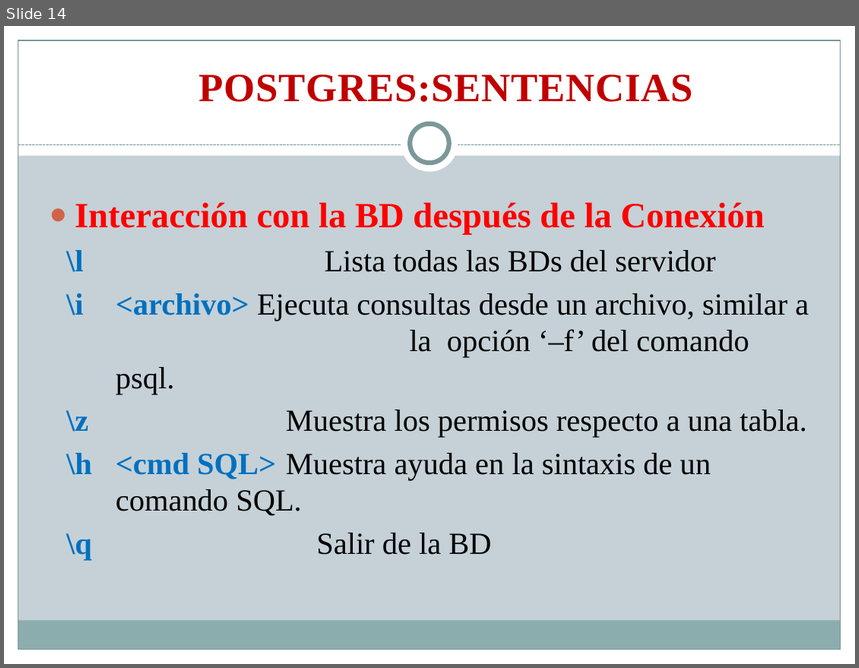
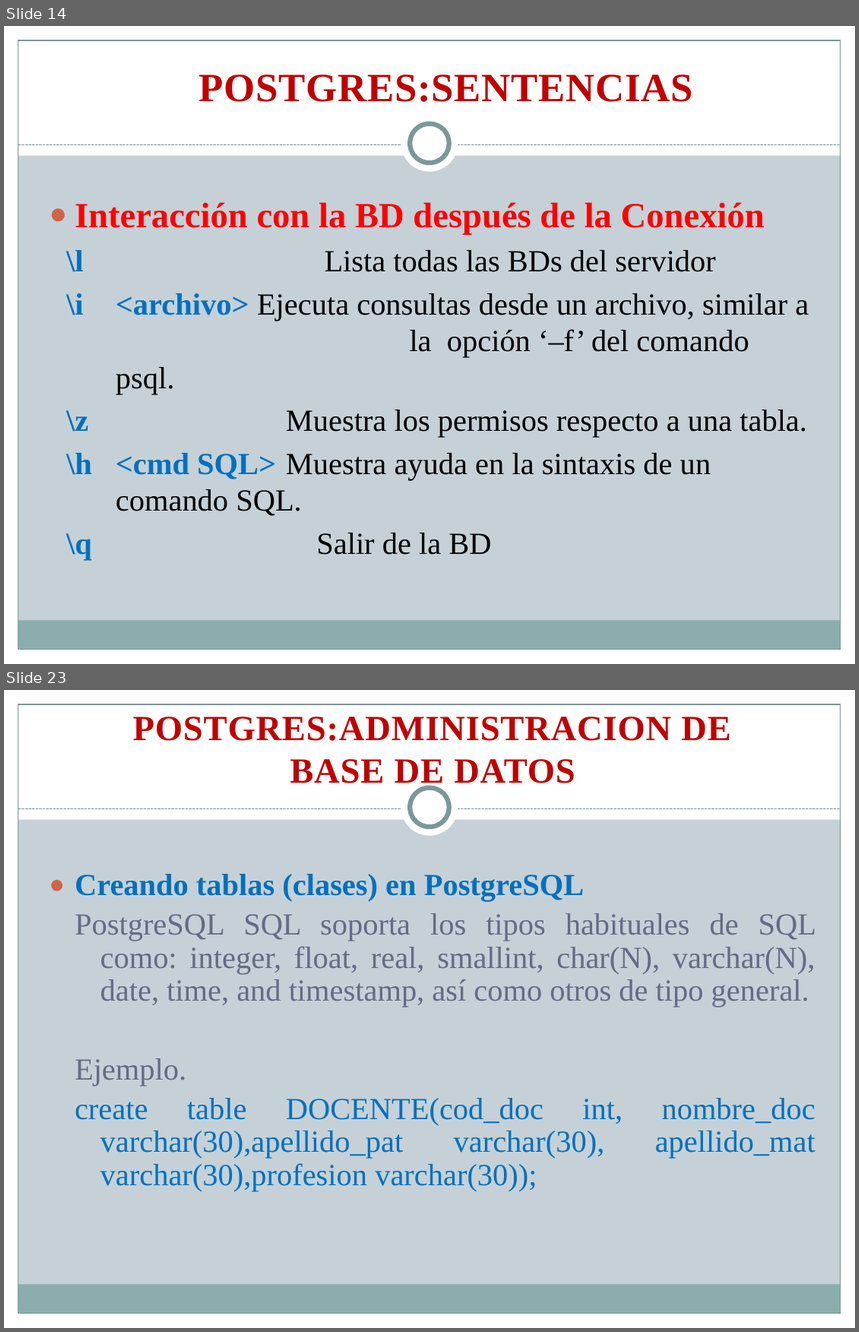
Before and after one commit to rudyrsr/Curso-DBMS, a slide deck: Dia 7 Y 8/Dia 7 - 8.pptx. Shown one above the other, each under a label of ours: slide 14 before the commit, slides 14 and 23 after it; the slides between them are not shown. The pictures are 859x668 and 859x1332 pixels, drawn with LibreOffice and Linux fonts; fonts in the diff are those of the drawing. Boxes give left, top, right and bottom in pixels: in the first picture for what was removed or moved away, otherwise in the second. Text is boxed around its words. In the diff, an @@ line names an element or a change of style, - is before the commit and + after.

```diff
--- a/Dia 7 Y 8/Dia 7 - 8.pptx
+++ b/Dia 7 Y 8/Dia 7 - 8.pptx
@@ slide 23 added at [4,690,855,1328], background #C5D1D7; not listed: 9 template elements that a slide beside it also shows @@
@@ text added at [133,717,731,790], 30 pt, text #C00000, bold @@
+POSTGRES:ADMINISTRACION DE BASE DE DATOS
@@ text added at [75,874,816,1192], 26 pt, text #0070C0 @@
+● Creando tablas (clases) en PostgreSQL
+  PostgreSQL SQL soporta los tipos habituales de SQL como: integer, float, real, smallint, char(N), varchar(N), date, time, and timestamp, así como otros de tipo general.
+  Ejemplo.
+  create table DOCENTE(cod_doc int, nombre_doc varchar(30),apellido_pat varchar(30), apellido_mat varchar(30),profesion varchar(30));
```
Also in this commit, not shown: 2 slides changed, 8 other slides added, 2 other files.
